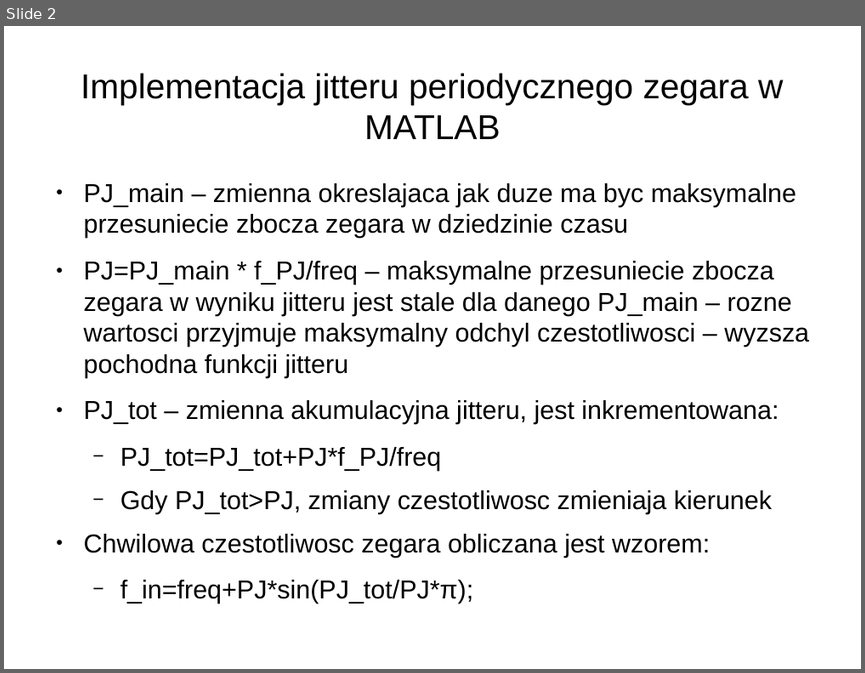
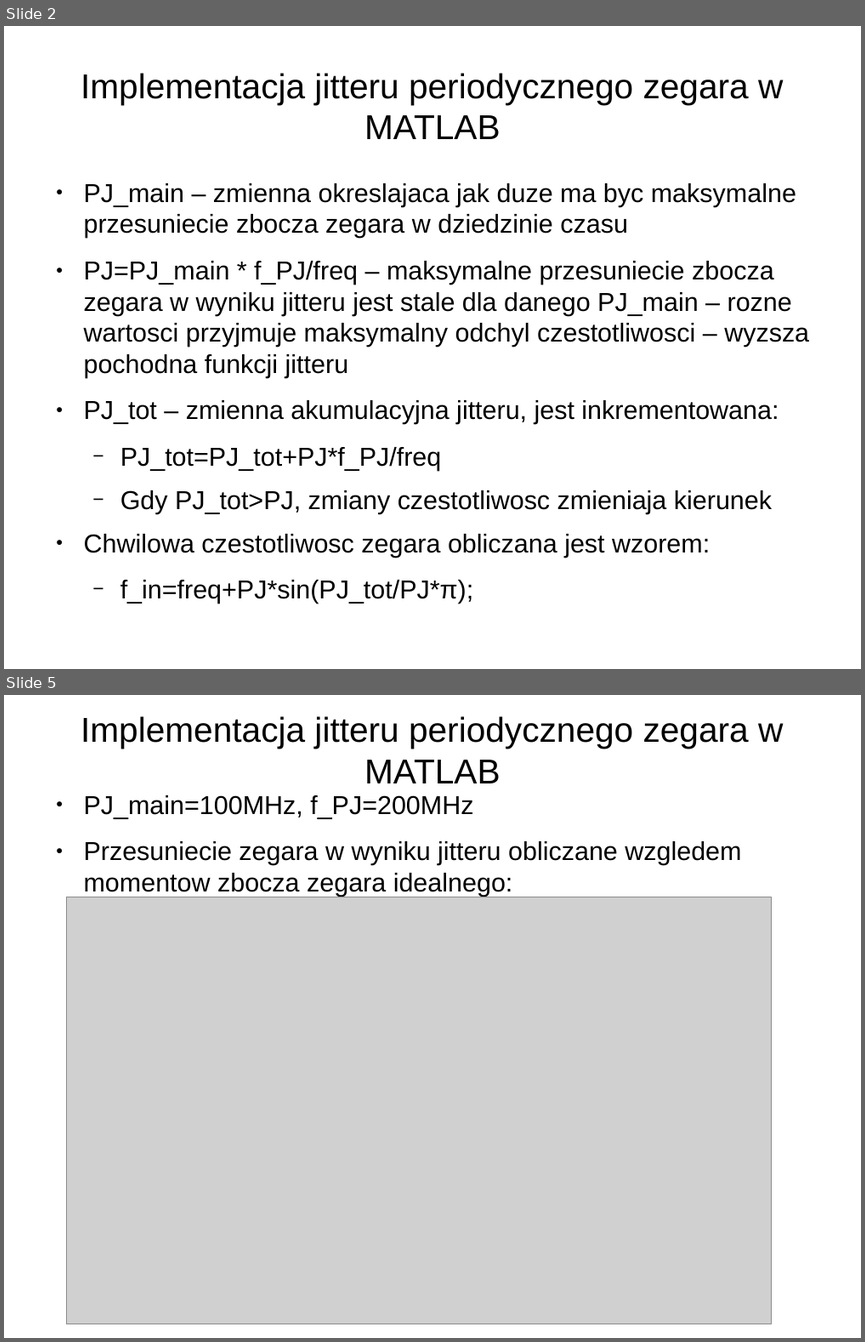
Before and after one commit to joannabp/ProjektSynopsys, a slide deck: Untitled 2.odp. Shown one above the other, each under a label of ours: slide 2 before the commit, slides 2 and 5 after it; the slides between them are not shown. The pictures are 865x673 and 865x1342 pixels, drawn with LibreOffice and Linux fonts; fonts in the diff are those of the drawing; grey boxes stand for pictures. Boxes give left, top, right and bottom in pixels: in the first picture for what was removed or moved away, otherwise in the second. Text is boxed around its words. In the diff, an @@ line names an element or a change of style, - is before the commit and + after.

```diff
--- a/Untitled 2.odp
+++ b/Untitled 2.odp
@@ slide 5 added at <box>4,695,861,1338</box>, background #FFFFFF @@
@@ title added at <box>80,716,783,783</box>, 32 pt, text #000000 @@
+Implementacja jitteru periodycznego zegara w MATLAB
@@ text added at <box>84,795,741,896</box>, 24 pt, text #000000 @@
+● PJ_main=100MHz, f_PJ=200MHz
+● Przesuniecie zegara w wyniku jitteru obliczane wzgledem momentow zbocza zegara idealnego:
@@ picture added at <box>66,897,772,1324</box> @@
```
Also in this commit, not shown: 2 slides changed, 1 other slide added.
